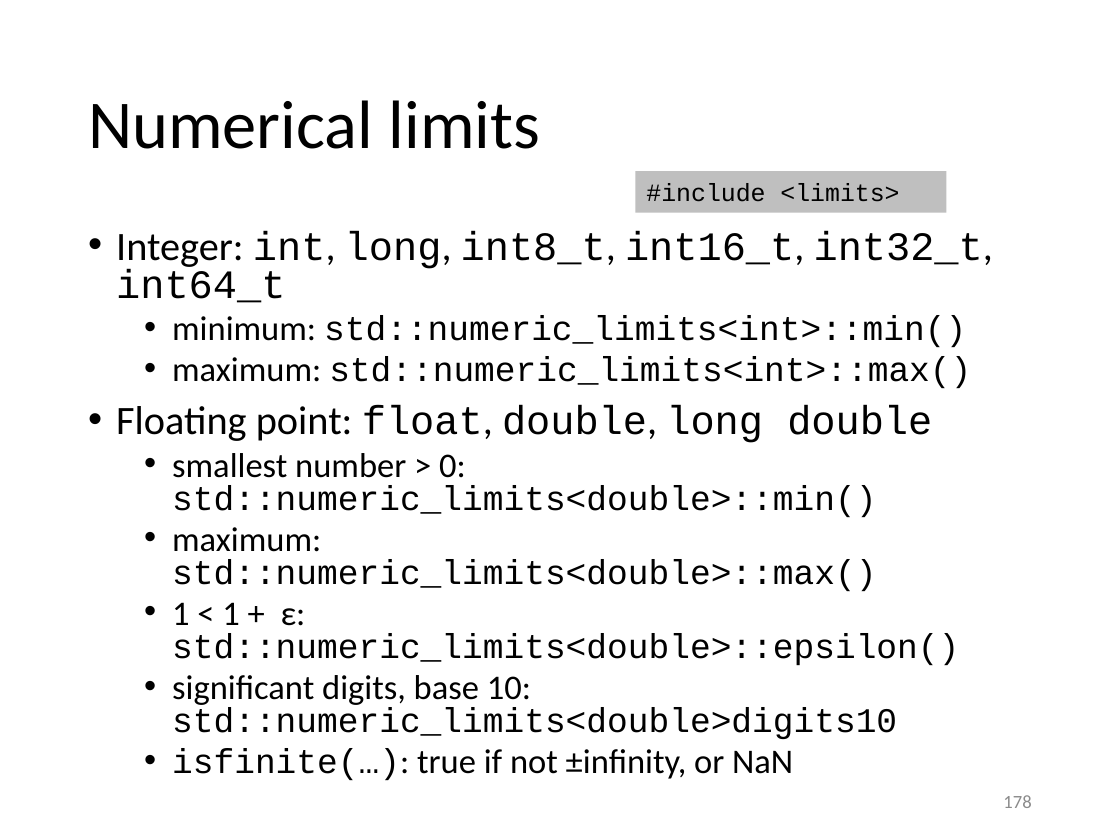
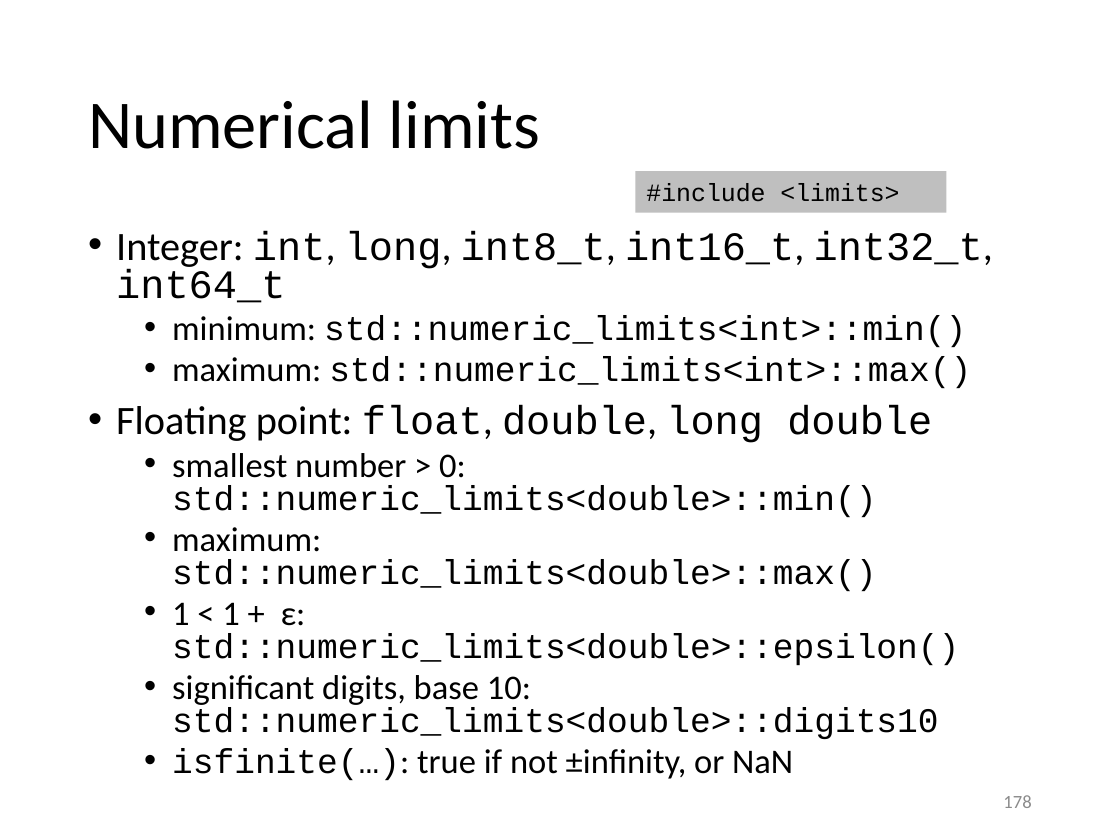
Before and after one commit to gjbex/training-material, a slide deck: slide 178 of CPlusPlus/scientific_cpp.pptx. Drawn at 1120x840 pixels with LibreOffice and Linux fonts; fonts in the diff are those of the drawing. Boxes give left, top, right and bottom in pixels: in the first picture for what was removed or moved away, otherwise in the second. Text is boxed around its words. In the diff, an @@ line names an element or a change of style, - is before the commit and + after.

Commit message:
Fix typos

```diff
--- a/CPlusPlus/scientific_cpp.pptx
+++ b/CPlusPlus/scientific_cpp.pptx
@@ text at [172, 675, 938, 739]: text changed @@
-  • significant digits, base 10: std::numeric_limits<double>digits10
+  • significant digits, base 10: std::numeric_limits<double>::digits10
```
Also in this commit, not shown: 3 other slides changed.
